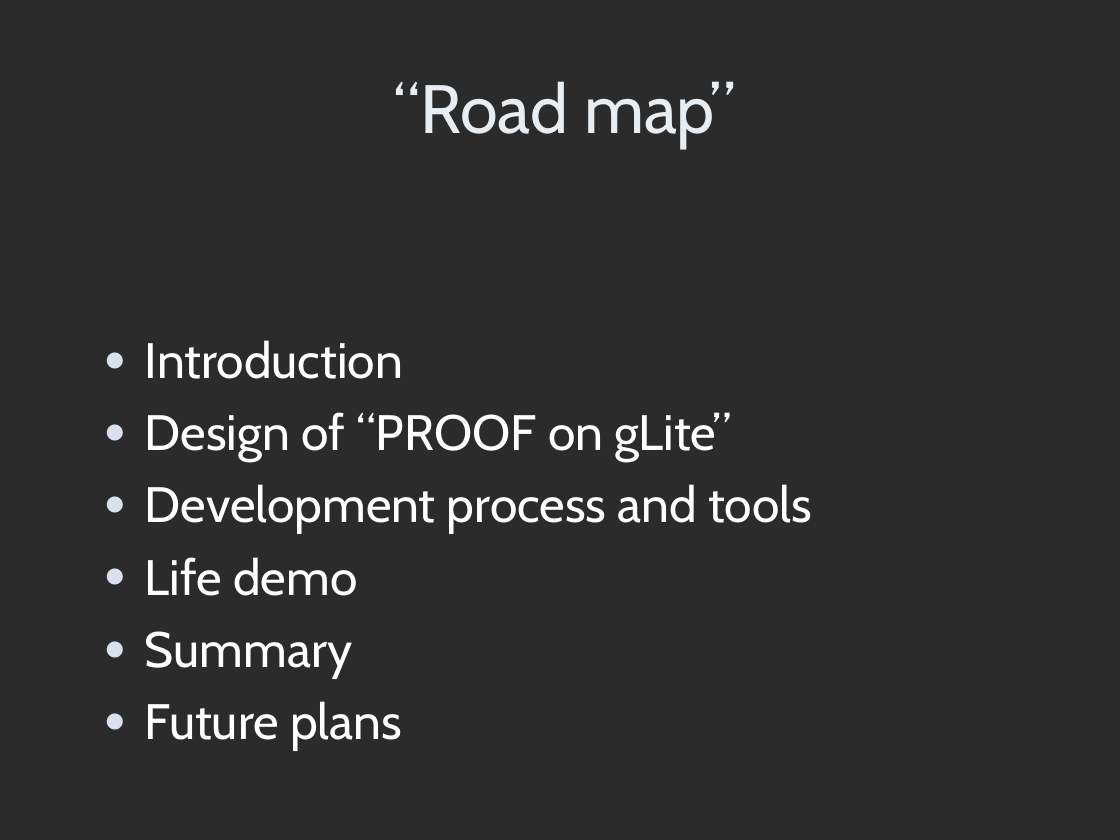
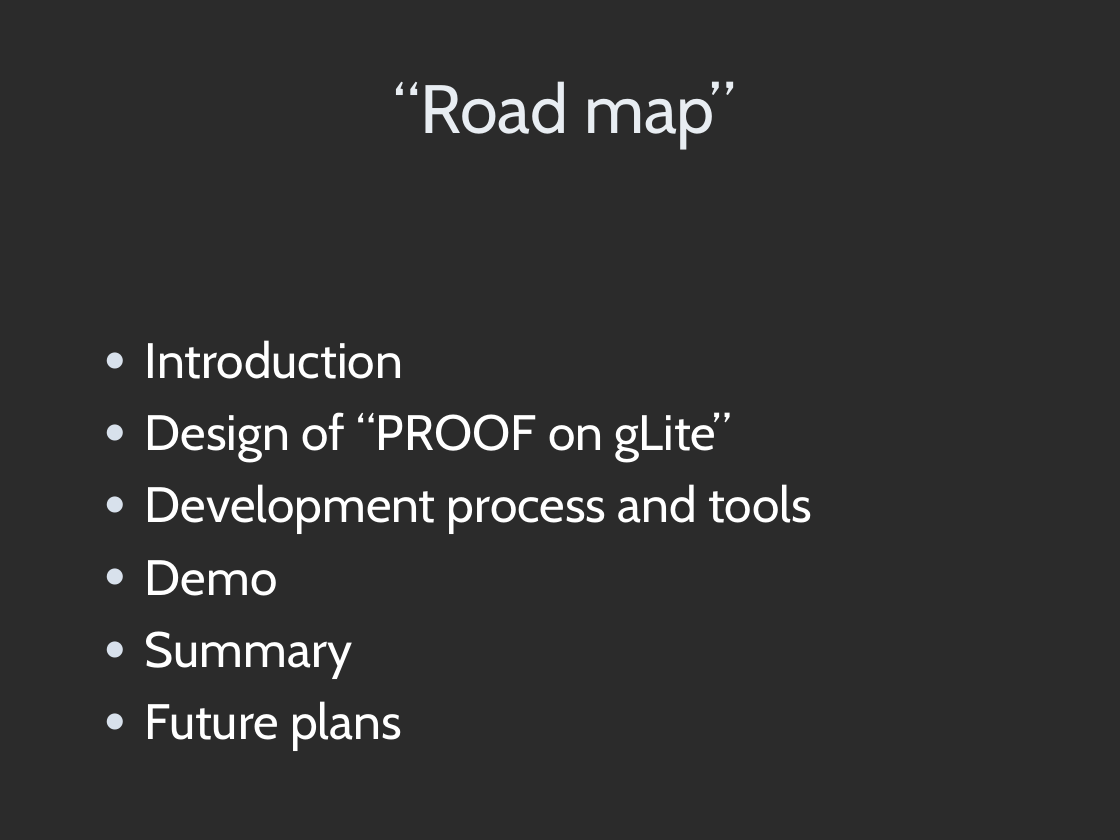
Before and after one commit to AnarManafov/PoDDocumentation, a slide deck: slide 2 of HEPCG-Workshops/2007-Jun/HEPCG-Workshops-2007-Jun(GSI).ppt. Drawn at 1120x840 pixels with LibreOffice and Linux fonts; fonts in the diff are those of the drawing; background and template pictures are left out; a plain dark background stands for a picture behind light text. Boxes give left, top, right and bottom in pixels: in the first picture for what was removed or moved away, otherwise in the second. Text is boxed around its words. In the diff, an @@ line names an element or a change of style, - is before the commit and + after.

```diff
--- a/HEPCG-Workshops/2007-Jun/HEPCG-Workshops-2007-Jun(GSI).ppt
+++ b/HEPCG-Workshops/2007-Jun/HEPCG-Workshops-2007-Jun(GSI).ppt
@@ text at [145,560,277,596]: text changed @@
-● Life demo
+● Demo
```
Also in this commit, not shown: 2 other slides changed, 1 other file.
